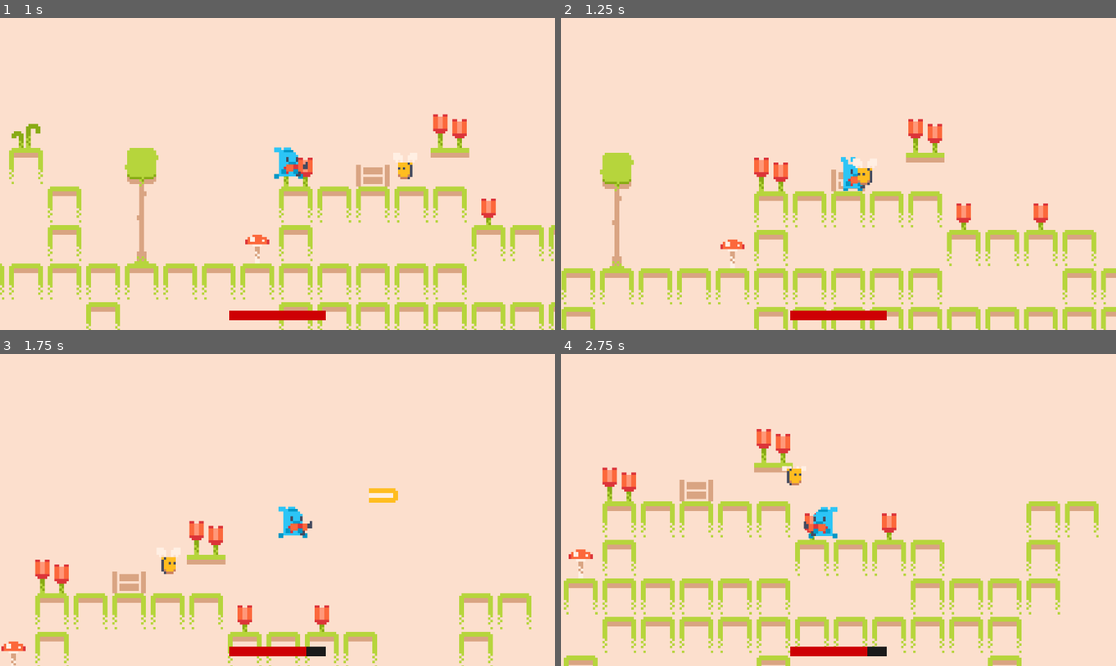
Above: before the commit, frames 1-4 (two rows, left to right).
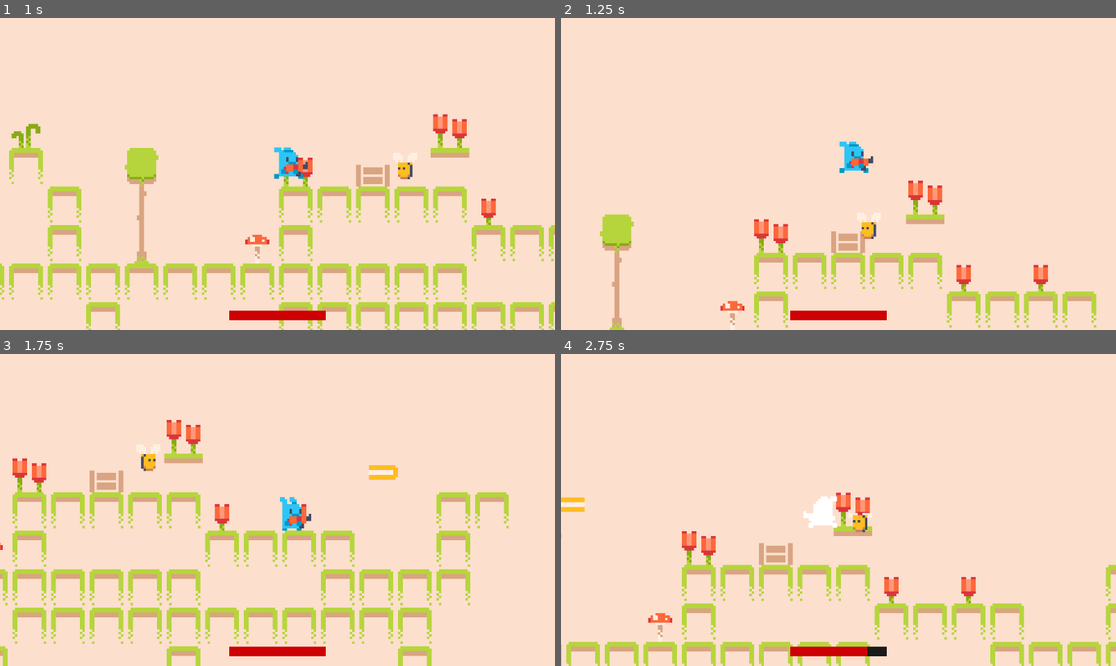
Above: after the commit, the same moments.

Repository: itsVohr/platformer_net_ninja
Game: Godot game, scene res://scenes/game.tscn
Two runs of this game, one before a commit and one after it. Both use one fixed random seed, a clock stepped at 60 frames per second and the inputs below. Sound files missing from this copy of the repository are replaced by a short silence.
Inputs (mouse positions are in pixels of both pictures, inside the frame that each line leads up to):
- Up to frame 1 (1 s): move the mouse to (399, 158) at 0.52 s; hold D (right) from 0.53 s (still down); click (399, 158) at 0.6 s; tap W (jump) at 0.77, 0.8 s
- Up to frame 2 (1.25 s): keep holding D (right); tap W (jump) at 1.07 s
- Up to frame 3 (1.75 s): keep holding D (right); move the mouse to (166, 525) at 1.27 s; tap W (jump) at 1.35, 1.52 s; click (166, 525) at 1.55 s
- Up to frame 4 (2.75 s): tap W (jump) at 1.82, 2.3 s; move the mouse to (894, 441) at 2.02 s; release D (right) at 2.03 s; hold A (left) from 2.03 s (still down); click (894, 441) at 2.1 s

Frame 1 is identical in both runs. In frame 2, 16% of the frame differs, in the area x 0-100%, y 32-100%; in frame 3, 17%; in frame 4, 19%, in the area x 0-100%, y 24-100%.

Commit message:
add double jump

Diff:
--- a/scenes/player.gd
+++ b/scenes/player.gd
@@ -4,6 +4,7 @@
 var facing_right = true
 @export var speed = 150
 var can_shoot := true
+var can_double_jump := true
 var has_gun := false
 var health := 100
 var vulnerable: = true
@@ -12,7 +13,8 @@
 
 func _ready():
 	$Timers/FireTimer.timeout.connect(_on_fire_timer_timeout)
-	$Timers/InvulnerabilityTimer.timeout.connect(_on_invulnerability_timer_timeout)
+	$Timers/CooldownTimer.timeout.connect(func(): can_shoot = true)
+	$Timers/InvulnerabilityTimer.timeout.connect(func(): vulnerable = true)
 	add_to_group("Player")
 
 func _process(_delta):
@@ -20,6 +22,8 @@
 	apply_gravity()
 	get_animation()
 	get_facing_direction()
+	if is_on_floor():
+		can_double_jump = true
 
 	velocity.x = direction_x * speed
 	move_and_slide()
@@ -27,9 +31,12 @@
 
 func get_input():
 	direction_x = Input.get_axis("left", "right")
-	if Input.is_action_just_pressed("jump") and is_on_floor():
+	if Input.is_action_just_pressed("jump") and (is_on_floor() or can_double_jump):
 		velocity.y = -300
 		$Sounds/JumpSound.play()
+		if not is_on_floor():
+			can_double_jump = false
+			$Timers/JumpCooldown
 	if Input.is_action_just_pressed("shoot") and can_shoot and has_gun:
 		shoot.emit(global_position, facing_right)
 		can_shoot = false
@@ -41,15 +48,9 @@
 func apply_gravity():
 	velocity.y += 20
 
-func _on_shoot_cooldown_timeout():
-	can_shoot = true
-
 func _on_fire_timer_timeout():
 	for child in $Fire.get_children():
 		child.hide()
-
-func _on_invulnerability_timer_timeout():
-	vulnerable = true
 
 func get_facing_direction():
 	if direction_x != 0:
--- a/scenes/player.tscn
+++ b/scenes/player.tscn
@@ -133,5 +133,3 @@
 
 [node name="DamageSound" type="AudioStreamPlayer2D" parent="Sounds"]
 stream = ExtResource("10_h4603")
-
-[connection signal="timeout" from="Timers/CooldownTimer" to="." method="_on_shoot_cooldown_timeout"]
